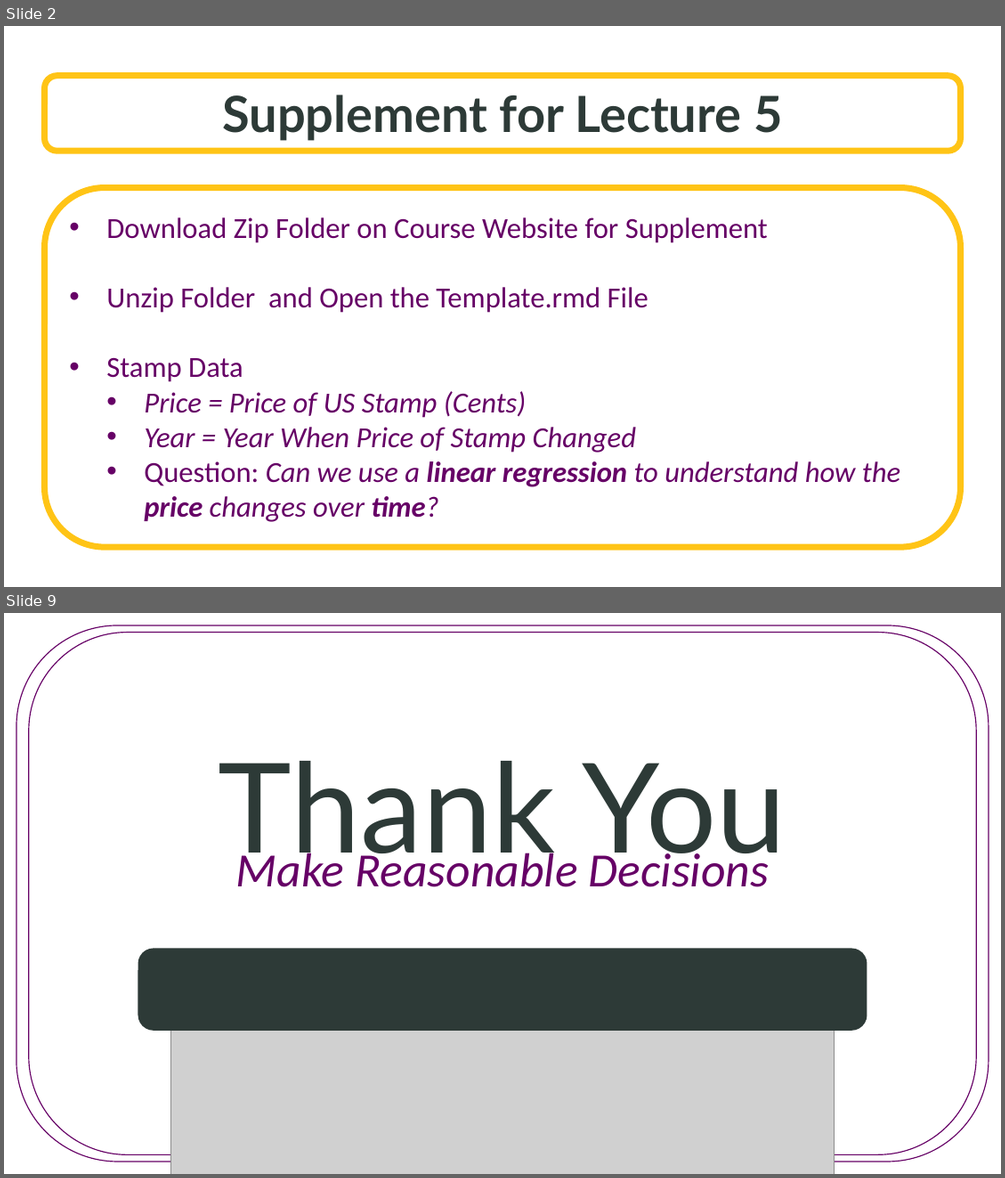
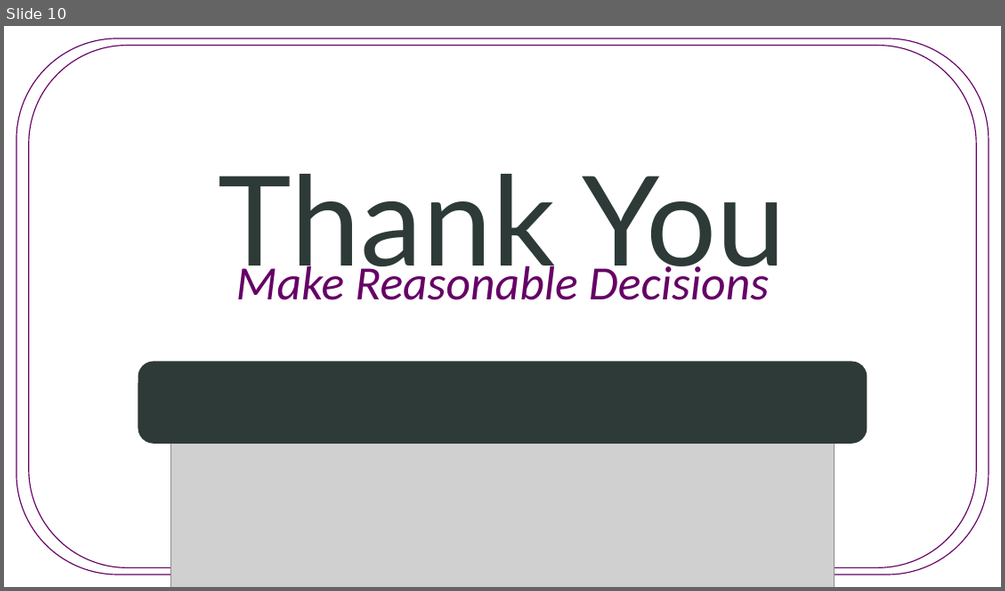
Before and after one commit to SuperMarioGiacomazzo/STOR455_WEBSITE, a slide deck: Lectures/7 - Outliers and Influential Points.pptx. Shown one above the other, each under a label of ours: slides 2 and 9 before the commit, slide 10 after it; the slides between them are not shown. The pictures are 1005x1178 and 1005x591 pixels, drawn with LibreOffice and Linux fonts; fonts in the diff are those of the drawing; grey boxes stand for pictures; background and template pictures are left out. Boxes give left, top, right and bottom in pixels: in the first picture for what was removed or moved away, otherwise in the second. Text is boxed around its words. In the diff, an @@ line names an element or a change of style, - is before the commit and + after.

```diff
--- a/Lectures/7 - Outliers and Influential Points.pptx
+++ b/Lectures/7 - Outliers and Influential Points.pptx
@@ slide 2 removed at [4,26,1001,587], background picture (left out) @@
@@ rounded rectangle removed at [44,75,961,151] @@
-Supplement for Lecture 5
@@ rounded rectangle removed at [44,187,961,547] @@
-• Download Zip Folder on Course Website for Supplement
-• Unzip Folder and Open the Template.rmd File
-• Stamp Data
-  • Price = Price of US Stamp (Cents)
-  • Year = Year When Price of Stamp Changed
-  • Question: Can we use a linear regression to understand how the price changes over time?
@@ what was slide 9 is now slide 10 @@
```
Also in this commit, not shown: 2 slides changed, 7 slides added, 5 other slides removed, 18 other files.
